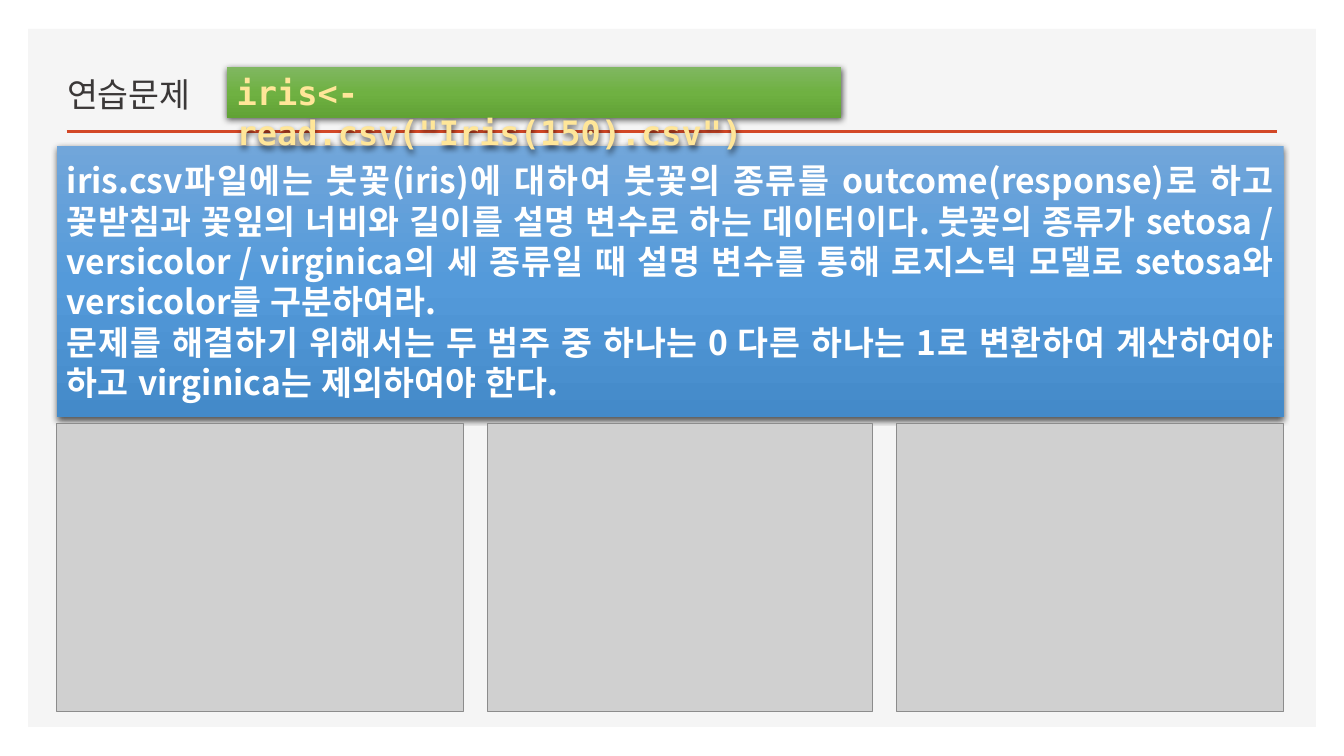
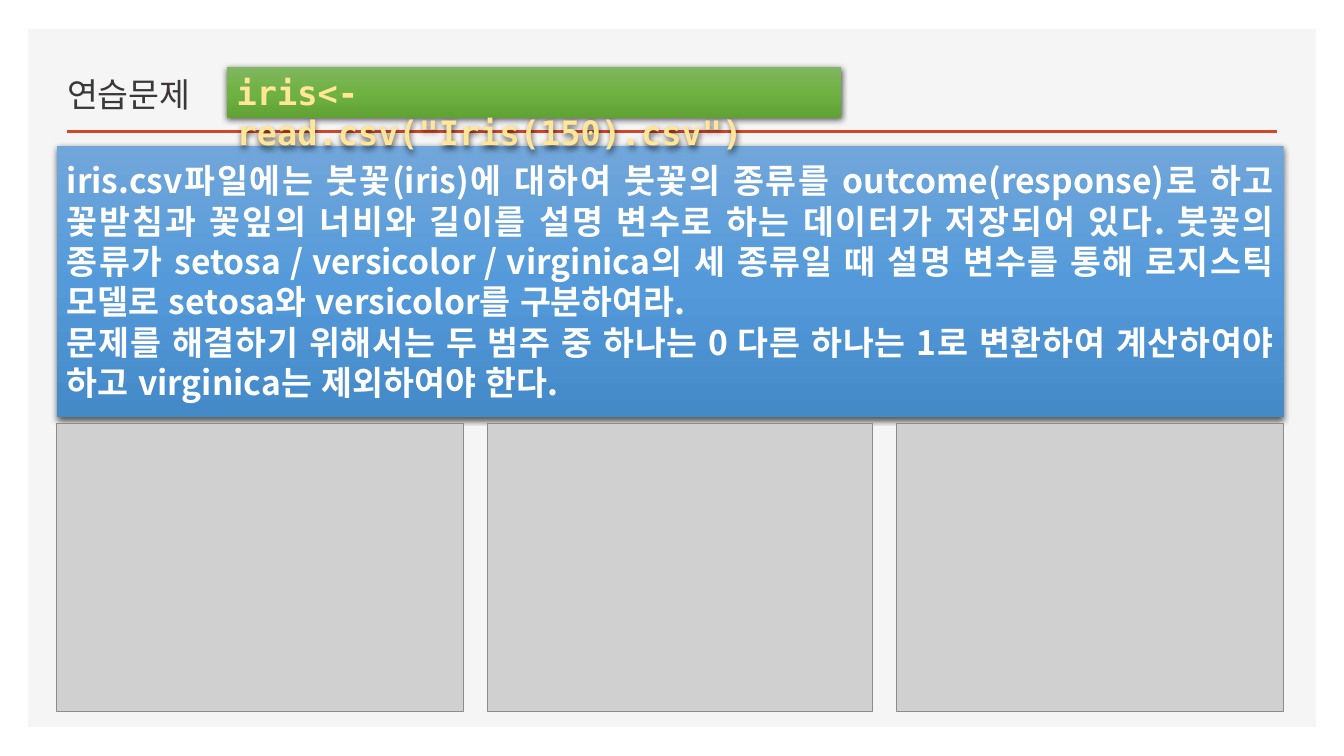
Before and after one commit to hyeonni94/public, a slide deck: slide 25 of 8강-강의준비20151218(Logistic Regreesion).pptx. Drawn at 1344x756 pixels with LibreOffice and Linux fonts; fonts in the diff are those of the drawing; grey boxes stand for pictures. Boxes give left, top, right and bottom in pixels: in the first picture for what was removed or moved away, otherwise in the second. Text is boxed around its words. In the diff, an @@ line names an element or a change of style, - is before the commit and + after.

```diff
--- a/8강-강의준비20151218(Logistic Regreesion).pptx
+++ b/8강-강의준비20151218(Logistic Regreesion).pptx
@@ text in rectangle at [67, 165, 1274, 317]: text changed @@
-iris.csv파일에는 붓꽃(iris)에 대하여 붓꽃의 종류를 outcome(response)로 하고 꽃받침과 꽃잎의 너비와 길이를 설명 변수로 하는 데이터이다. 붓꽃의 종류가 setosa / versicolor / virginica의 세 종류일 때 설명 변수를 통해 로지스틱 모델로 setosa와 versicolor를 구분하여라.
+iris.csv파일에는 붓꽃(iris)에 대하여 붓꽃의 종류를 outcome(response)로 하고 꽃받침과 꽃잎의 너비와 길이를 설명 변수로 하는 데이터가 저장되어 있다. 붓꽃의 종류가 setosa / versicolor / virginica의 세 종류일 때 설명 변수를 통해 로지스틱 모델로 setosa와 versicolor를 구분하여라.
```
Also in this commit, not shown: 2 other slides changed, 3 other files.
